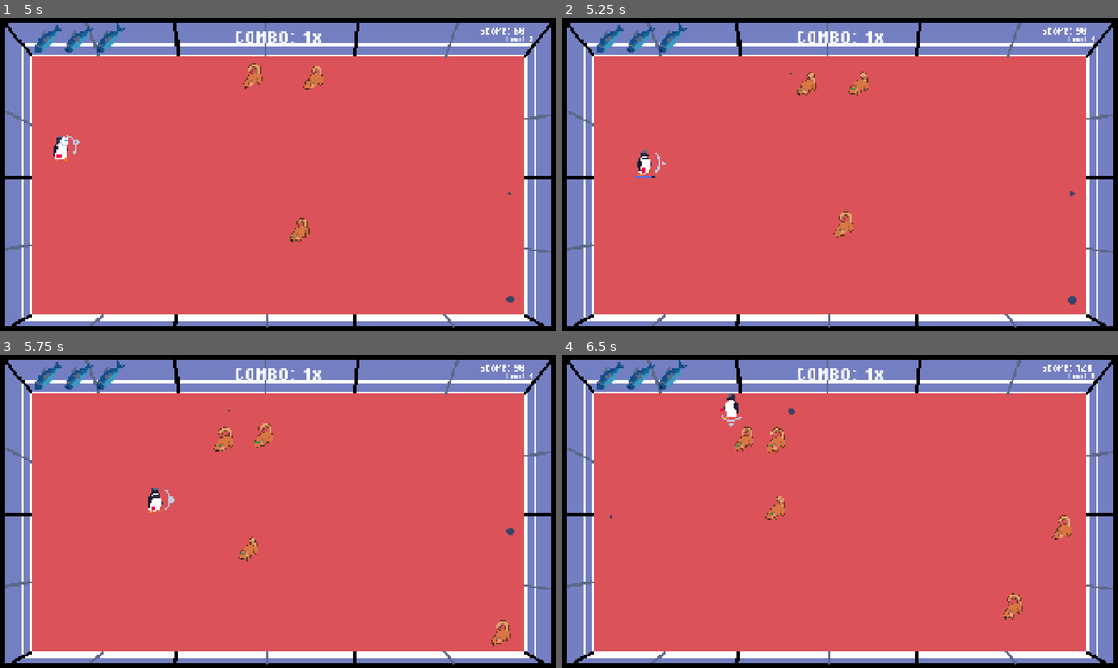
Above: before the commit, frames 1-4 (two rows, left to right).
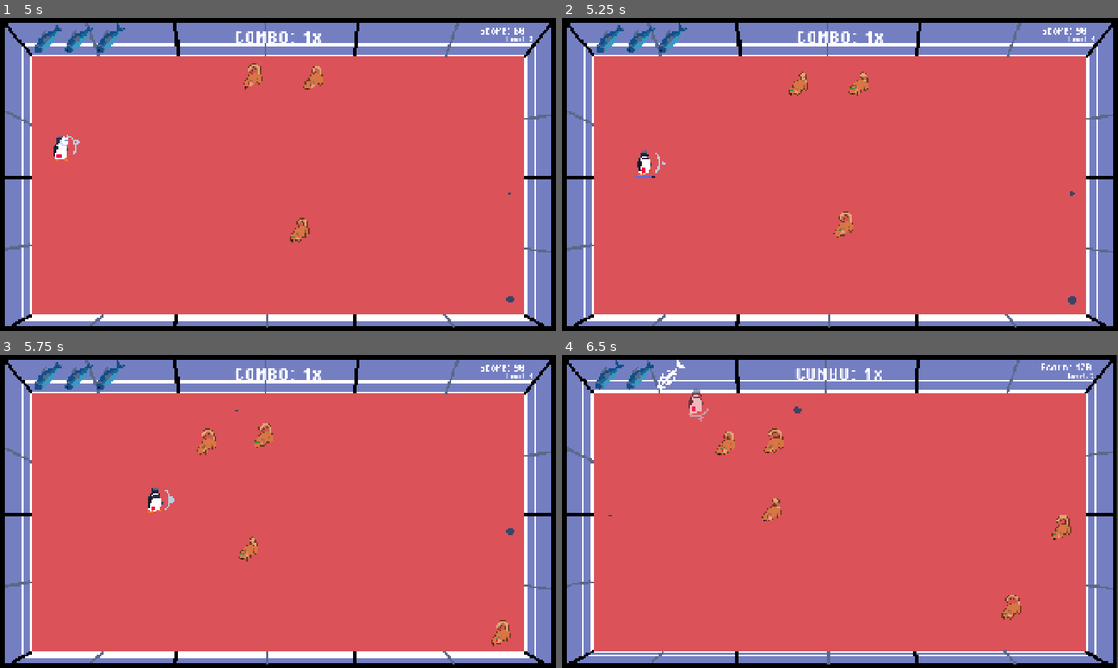
Above: after the commit, the same moments.

Repository: NicholasNg380/PING
Game: Godot game, scene res://scenes/mainScenes/start_screen.tscn
Same seed, same stepped clock (60 frames per second), same inputs: the game is played once before the commit and once after it. Sound files missing from this copy of the repository are replaced by a short silence.
Inputs (mouse positions are in pixels of both pictures, inside the frame that each line leads up to):
- Up to frame 1 (5 s): tap Enter at 0.5, 2.75 s; move the mouse to (250, 237) at 0.52 s; hold W (up) 0.53-1.25 s; tap Space (hit) at 0.6, 2 s; click (289, 215) at 1.25 s; move the mouse to (444, 221) at 2.02 s; hold W (up) 2.03-2.78 s; tap Shift (shift) at 2.1 s; move the mouse to (111, 127) at 2.77 s; hold A (left) 2.78-4.28 s; tap 1 at 2.85 s; move the mouse to (305, 174) at 3.52 s; tap 2 at 3.6 s; move the mouse to (194, 96) at 4.27 s; hold S (down) from 4.28 s (still down); tap 3 at 4.35 s
- Up to frame 2 (5.25 s): move the mouse to (962, 158) at 5.02 s; release S (down) at 5.03 s; hold D (right) from 5.03 s (still down); tap 4 at 5.1 s
- Up to frame 3 (5.75 s): keep holding D (right)
- Up to frame 4 (6.5 s): move the mouse to (728, 527) at 5.77 s; release D (right) at 5.78 s; hold W (up) from 5.78 s (still down); tap 5 at 5.85 s

Frame 1 is identical in both runs. In frame 2, 0.2% of the frame differs, in the area x 40-46%, y 17-25%; in frame 3, 0.3%; in frame 4, 6.4%, in the area x 0-100%, y 0-100%.

Commit message:
fixed enemies hitting before they spawn bug

Diff:
--- a/scripts/enemyScripts/bird.gd
+++ b/scripts/enemyScripts/bird.gd
@@ -27,14 +27,25 @@
 
 @onready var charge_sound = $Charge
 @onready var dash_sound = $Dash
+@onready var hurtbox = $Area2D
 
 func _ready():
+	collision_layer = 0
+	collision_mask = 0
+	hurtbox.collision_mask = 0
+	hurtbox.collision_layer = 0
+
 	enemySpeed = 0
 	chase_speed = 0
 	cooldown_timer = 1000000
 	anim.play("load")
 	await anim.animation_finished
-
+	hurtbox.set_collision_layer_value(4, true)
+	hurtbox.set_collision_mask_value(2, true)
+	set_collision_layer_value(4, true)
+	set_collision_mask_value(2, true)
+	hurtbox.set_collision_mask_value(4, true)
+	set_collision_mask_value(4, true)
 	chase_speed = 100.0
 	enemySpeed = 150.0
 
--- a/scripts/enemyScripts/possum.gd
+++ b/scripts/enemyScripts/possum.gd
@@ -1,10 +1,22 @@
 extends "res://scripts/enemyScripts/enemy.gd"
 @onready var anim = $PossumWalk
+@onready var hurtbox = $Area2D
 
 func _ready():
+	collision_layer = 0
+	collision_mask = 0
+	hurtbox.collision_mask = 0
+	hurtbox.collision_layer = 0
+
 	enemySpeed = 0
 	anim.play("load")
 	await anim.animation_finished
+	hurtbox.set_collision_layer_value(4, true)
+	hurtbox.set_collision_mask_value(2, true)
+	set_collision_layer_value(4, true)
+	set_collision_mask_value(2, true)
+	hurtbox.set_collision_mask_value(4, true)
+	set_collision_mask_value(4, true)
 
 	super()
 	enemySpeed = 250.0
